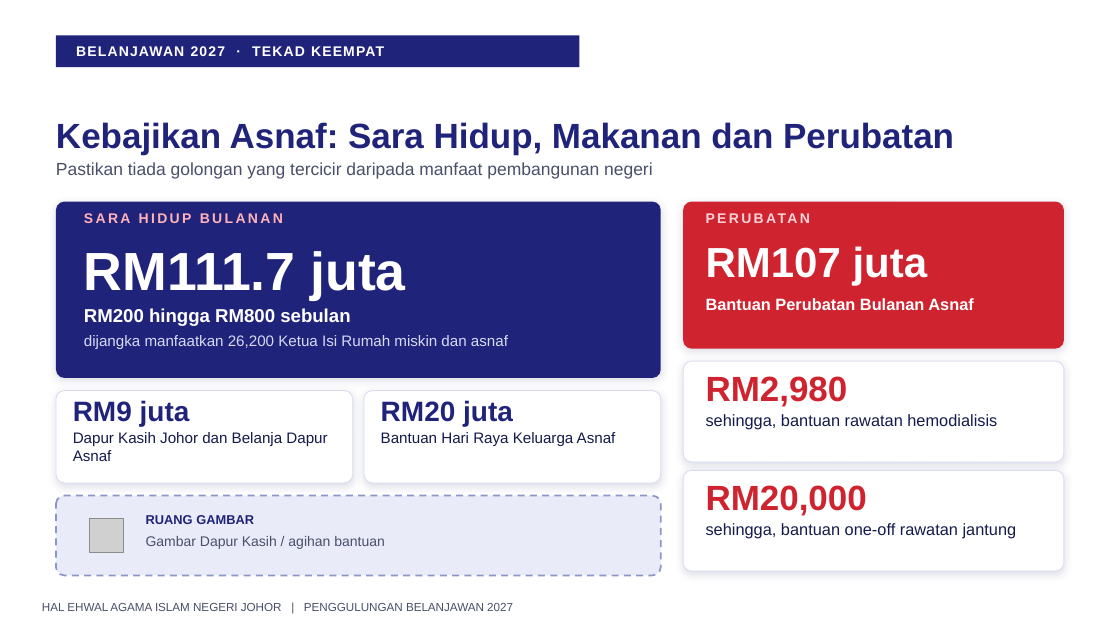
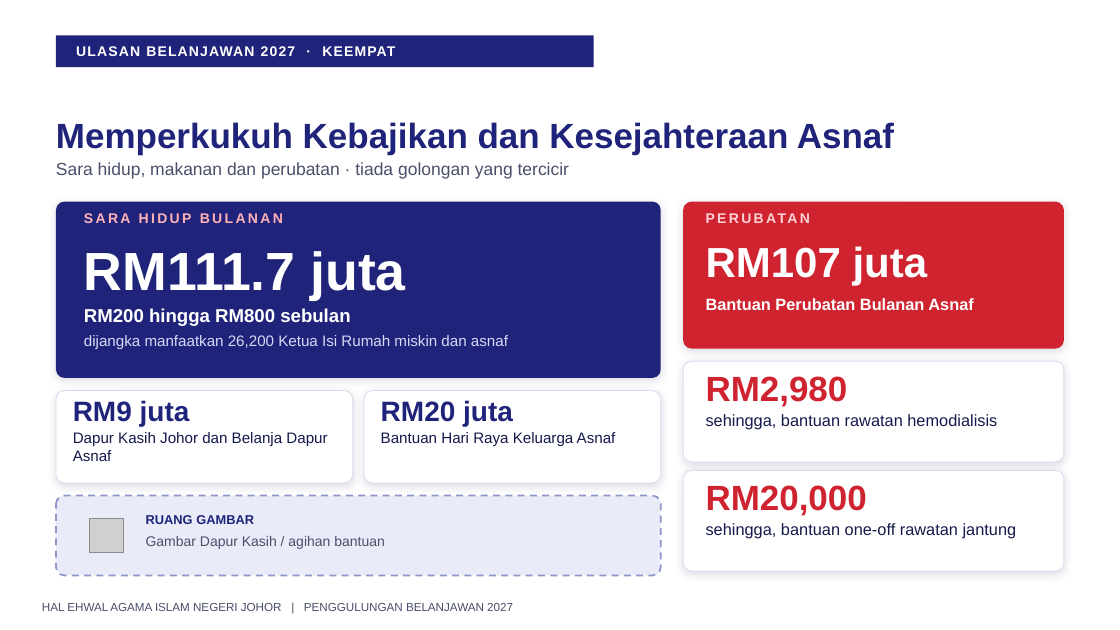
Before and after one commit to nawaljoe/Nawal, a slide deck: slide 21 of output/Penggulungan_Hal_Ehwal_Agama_Islam_2027_16x9.pptx. Drawn at 1120x630 pixels with LibreOffice and Linux fonts; fonts in the diff are those of the drawing; grey boxes stand for pictures; background and template pictures are left out. Boxes give left, top, right and bottom in pixels: in the first picture for what was removed or moved away, otherwise in the second. Text is boxed around its words. In the diff, an @@ line names an element or a change of style, - is before the commit and + after.

```diff
--- a/output/Penggulungan_Hal_Ehwal_Agama_Islam_2027_16x9.pptx
+++ b/output/Penggulungan_Hal_Ehwal_Agama_Islam_2027_16x9.pptx
@@ rectangle: place and size @@
-rectangle at (56, 35, 580, 67)
+rectangle at (56, 35, 594, 67)
@@ text at (76, 46, 395, 56): text changed @@
-BELANJAWAN 2027 · TEKAD KEEMPAT
+ULASAN BELANJAWAN 2027 · KEEMPAT
@@ text at (56, 122, 894, 155): text changed @@
-Kebajikan Asnaf: Sara Hidup, Makanan dan Perubatan
+Memperkukuh Kebajikan dan Kesejahteraan Asnaf
@@ text at (56, 162, 569, 179): text changed @@
-Pastikan tiada golongan yang tercicir daripada manfaat pembangunan negeri
+Sara hidup, makanan dan perubatan · tiada golongan yang tercicir
```
Also in this commit, not shown: 4 other slides changed, 1 other file.
